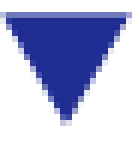
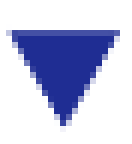
Layer changes from the first 132px x 144px image to the second:
added layer "Pasted Layer #1" above "Pasted Layer" over box(6, 24, 120, 132)
painted on "Pasted Layer" over box(0, 12, 132, 126)
